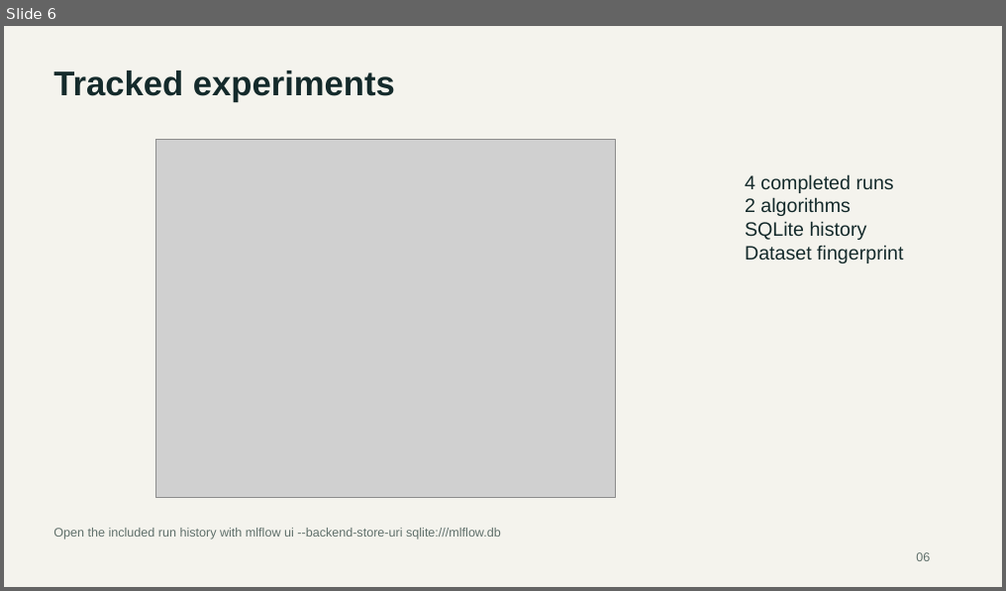
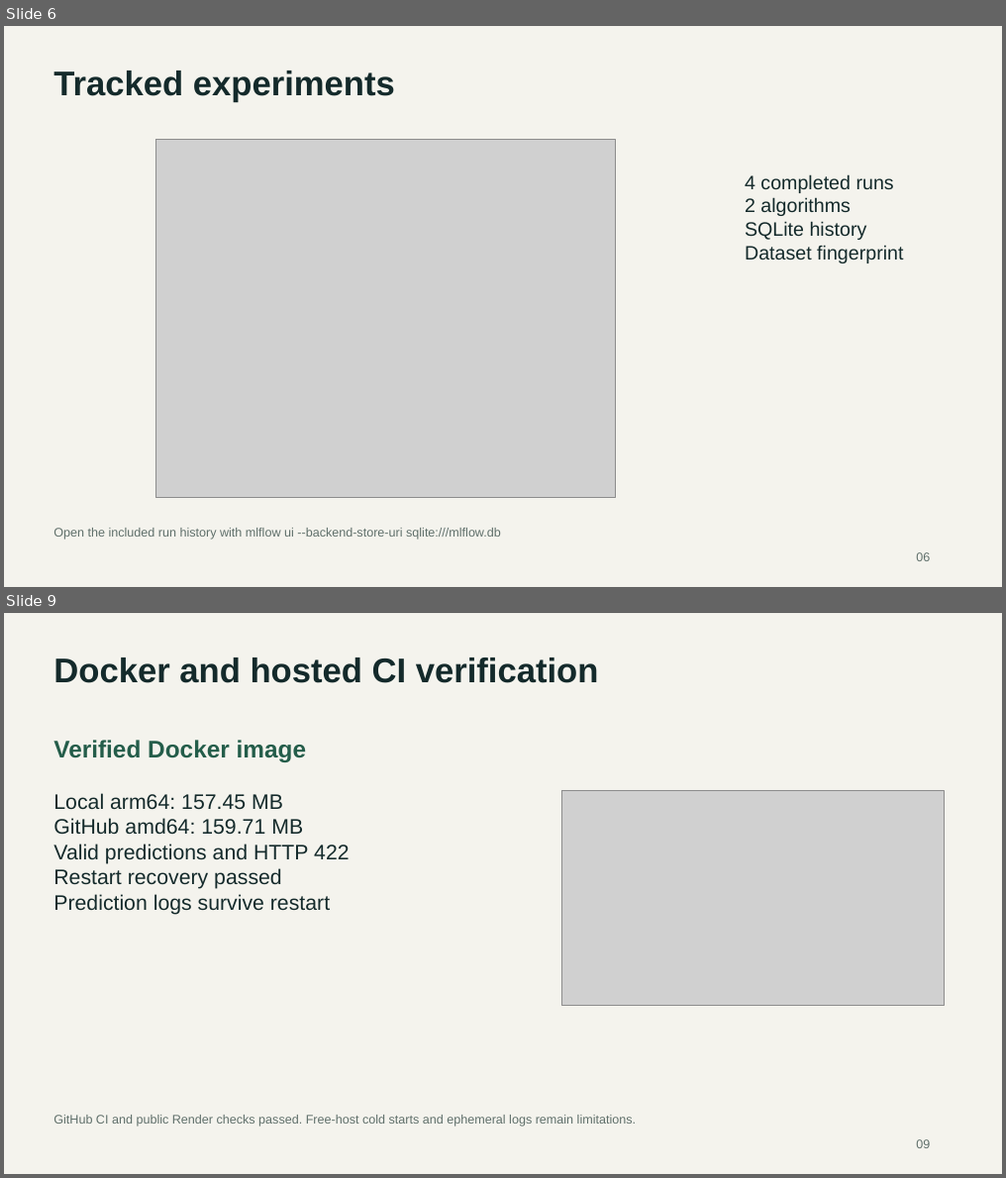
Before and after one commit to Puneet-gulia/loan-approval-mlops, a slide deck: docs/Loan_Approval_Presentation.pptx. Shown one above the other, each under a label of ours: slide 6 before the commit, slides 6 and 9 after it; the slides between them are not shown. The pictures are 1006x591 and 1006x1178 pixels, drawn with LibreOffice and Linux fonts; fonts in the diff are those of the drawing; grey boxes stand for pictures. Boxes give left, top, right and bottom in pixels: in the first picture for what was removed or moved away, otherwise in the second. Text is boxed around its words. In the diff, an @@ line names an element or a change of style, - is before the commit and + after.

Commit message:
Update submission documents with live links and verification results

```diff
--- a/docs/Loan_Approval_Presentation.pptx
+++ b/docs/Loan_Approval_Presentation.pptx
@@ slide 9 added at (4,613,1002,1174), background #F4F3ED @@
@@ text added at (54,658,599,683), 33 pt, text #142A2B, bold @@
+Docker and hosted CI verification
@@ text added at (54,740,306,762), 23.2 pt, text #245D4A, bold @@
+Verified Docker image
@@ picture added at (561,790,944,1005) @@
@@ text added at (54,793,349,915), 20.2 pt, text #142A2B @@
+Local arm64: 157.45 MB
+GitHub amd64: 159.71 MB
+Valid predictions and HTTP 422
+Restart recovery passed
+Prediction logs survive restart
@@ text added at (54,1115,636,1127), 12 pt, text #60706B @@
+GitHub CI and public Render checks passed. Free-host cold starts and ephemeral logs remain limitations.
@@ text added at (916,1140,930,1149), 12 pt, text #60706B @@
+09
```
Also in this commit, not shown: 4 slides changed, 1 slide removed, 1 other file.
